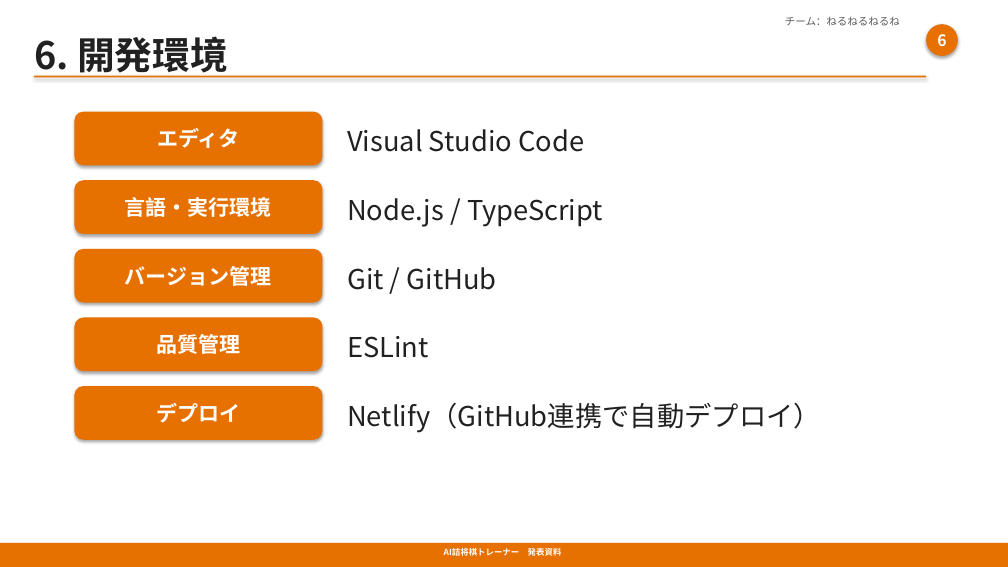
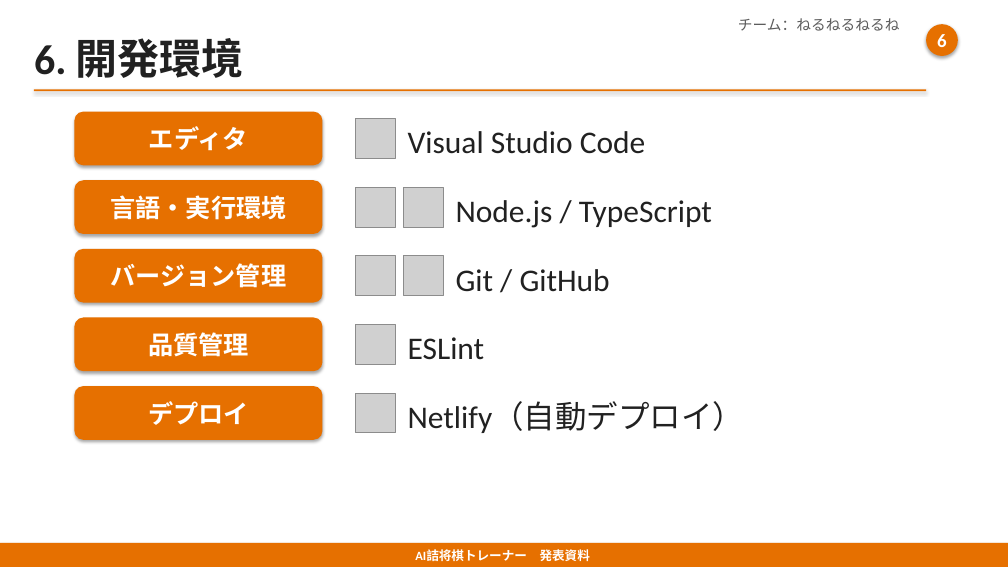
Before and after one commit to yoichi-project01/shogi-tsume-ai, a slide deck: slide 7 of AI詰将棋トレーナー_発表用.pptx. Drawn at 1008x567 pixels with LibreOffice and Linux fonts; fonts in the diff are those of the drawing; grey boxes stand for pictures. Boxes give left, top, right and bottom in pixels: in the first picture for what was removed or moved away, otherwise in the second. Text is boxed around its words. In the diff, an @@ line names an element or a change of style, - is before the commit and + after.

```diff
--- a/AI詰将棋トレーナー_発表用.pptx
+++ b/AI詰将棋トレーナー_発表用.pptx
@@ text "6. 開発環境" at [34,38,244,78]: size 36 to 40 pt, font Noto Sans CJK JP to Calibri @@
@@ text "チーム：ねるねるねるね" at [738,18,900,31]: size 10 to 14 pt, font Noto Sans CJK JP to Calibri @@
@@ ellipse "6" at [926,24,958,56]: size 15 to 18 pt, font Noto Sans CJK JP to Calibri @@
@@ rectangle: place and size @@
-rectangle at [34,76,926,78]
+rectangle at [34,89,926,91]
@@ picture added at [355,119,395,158] @@
@@ text "Visual Studio Code": place and size @@
-text "Visual Studio Code" at [347,129,584,152]
+text "Visual Studio Code" at [408,131,646,154]
@@ picture added at [355,188,395,227] @@
@@ picture added at [404,188,443,227] @@
@@ text "Node.js / TypeScript": place and size @@
-text "Node.js / TypeScript" at [347,198,603,227]
+text "Node.js / TypeScript" at [456,200,712,228]
@@ picture added at [355,256,395,295] @@
@@ picture added at [404,256,443,295] @@
@@ size 26 to 30 pt, font Noto Sans CJK JP to Calibri in 4 elements at [408,131,646,154], [408,337,485,360], [456,200,712,228], [456,269,610,292] @@
@@ text "Git / GitHub": place and size @@
-text "Git / GitHub" at [347,267,497,290]
+text "Git / GitHub" at [456,269,610,292]
@@ picture added at [355,324,395,364] @@
@@ text "ESLint": place and size @@
-text "ESLint" at [347,336,429,358]
+text "ESLint" at [408,337,485,360]
@@ size 20 to 24 pt, font Noto Sans CJK JP to Calibri in 5 elements at [74,112,322,166], [74,180,322,234], [74,249,322,302], [74,318,322,371], [74,386,322,440] @@
@@ picture added at [355,393,395,433] @@
@@ text at [408,401,745,433]: text changed; size 26 to 30 pt; font Noto Sans CJK JP to Calibri @@
-Netlify（GitHub連携で自動デプロイ）
+Netlify（自動デプロイ）
@@ text "AI詰将棋トレーナー 発表資料" at [415,549,590,561]: size 8 to 12 pt, font Noto Sans CJK JP to Calibri @@
```
Also in this commit, not shown: 20 other slides changed, 1 slide removed, 1 other file.
